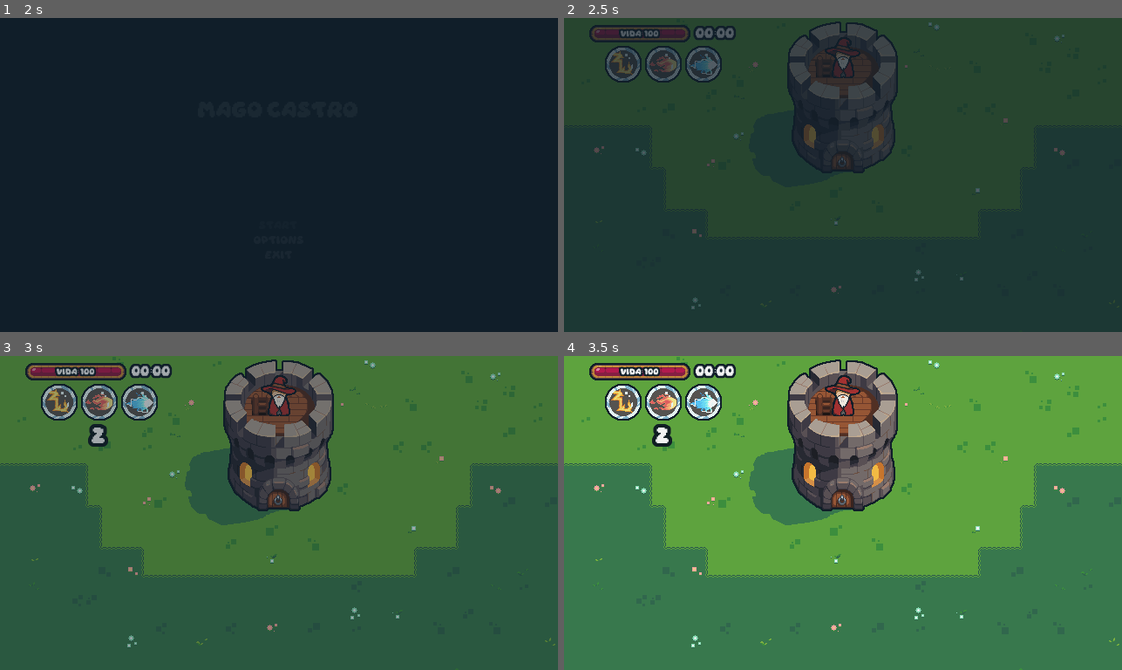
Above: before the commit, frames 1-4 (two rows, left to right).
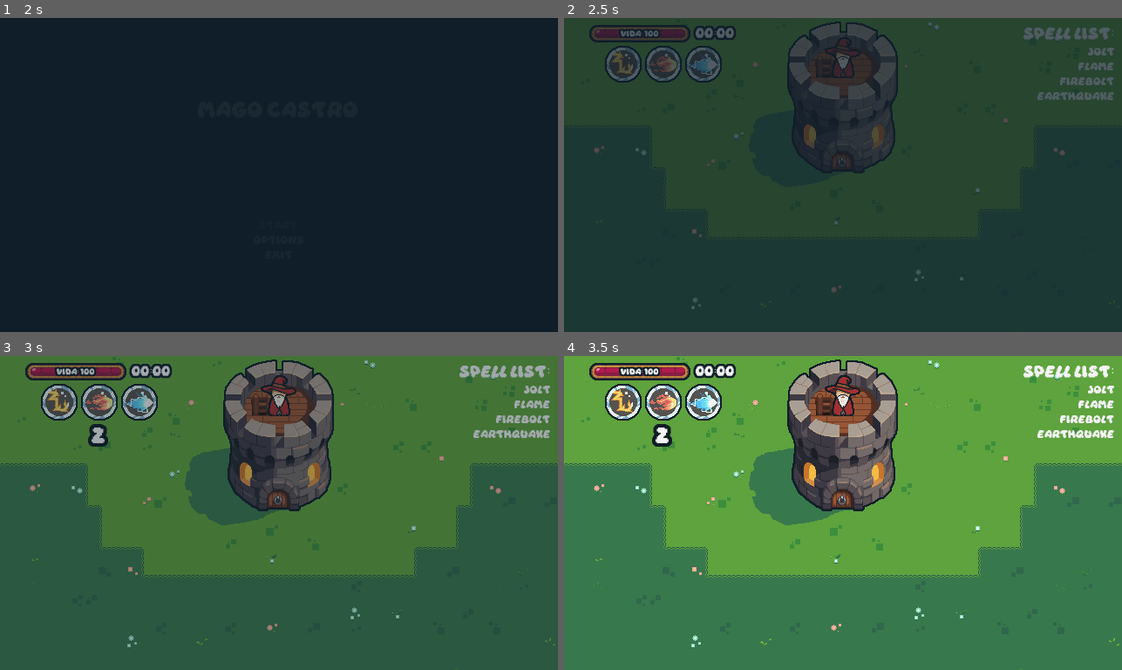
Above: after the commit, the same moments.

Repository: ignosuke/mago-castro
Game: Godot game, scene res://scenes/ui/MainMenu.tscn
The game is run twice, just before and just after one commit, with the same random seed, the same clock (stepped at 60 frames per second) and the same inputs.
Inputs:
- Up to frame 1 (2 s): click "Start" at 0.5 s; tap Enter at 1.25, 1.35 s; tap Space at 1.52 s
- Up to frame 2 (2.5 s): hold A from 2.03 s (still down); tap Backspace at 2.1 s; tap Space at 2.27 s
- Up to frame 3 (3 s): release A at 2.78 s; tap Z at 2.85 s
- Up to frame 4 (3.5 s): no input

Frame 1 is identical in both runs. In frame 2, 0.9% of the frame differs, in the area x 82-99%, y 3-27%; in frame 3, 1.0%; in frame 4, 1.1%.

Commit message:
itch.io project setup

Diff:
--- a/scenes/ui/HUD.tscn
+++ b/scenes/ui/HUD.tscn
@@ -38,20 +38,23 @@
 theme_override_constants/margin_right = 8
 theme_override_constants/margin_bottom = 8
 
-[node name="VBoxContainer" type="VBoxContainer" parent="MarginContainer"]
+[node name="HBoxContainer" type="HBoxContainer" parent="MarginContainer"]
+layout_mode = 2
+
+[node name="VBoxContainer" type="VBoxContainer" parent="MarginContainer/HBoxContainer"]
 layout_mode = 2
 size_flags_horizontal = 0
 
-[node name="GameInformation" type="HBoxContainer" parent="MarginContainer/VBoxContainer"]
+[node name="GameInformation" type="HBoxContainer" parent="MarginContainer/HBoxContainer/VBoxContainer"]
 layout_mode = 2
 size_flags_vertical = 0
 theme = SubResource("Theme_mcffj")
 alignment = 1
 
-[node name="TowerHealth" type="MarginContainer" parent="MarginContainer/VBoxContainer/GameInformation"]
+[node name="TowerHealth" type="MarginContainer" parent="MarginContainer/HBoxContainer/VBoxContainer/GameInformation"]
 layout_mode = 2
 
-[node name="HealthBar" type="TextureProgressBar" parent="MarginContainer/VBoxContainer/GameInformation/TowerHealth"]
+[node name="HealthBar" type="TextureProgressBar" parent="MarginContainer/HBoxContainer/VBoxContainer/GameInformation/TowerHealth"]
 unique_name_in_owner = true
 layout_mode = 2
 size_flags_horizontal = 0
@@ -61,7 +64,7 @@
 texture_progress = ExtResource("3_3g4ve")
 tint_progress = Color(1, 1, 1, 0.9882353)
 
-[node name="HealthLabel" type="Label" parent="MarginContainer/VBoxContainer/GameInformation/TowerHealth"]
+[node name="HealthLabel" type="Label" parent="MarginContainer/HBoxContainer/VBoxContainer/GameInformation/TowerHealth"]
 unique_name_in_owner = true
 layout_mode = 2
 text = "Vida: 100"
@@ -70,12 +73,12 @@
 vertical_alignment = 1
 metadata/_edit_use_anchors_ = true
 
-[node name="GameTime" type="MarginContainer" parent="MarginContainer/VBoxContainer/GameInformation"]
+[node name="GameTime" type="MarginContainer" parent="MarginContainer/HBoxContainer/VBoxContainer/GameInformation"]
 custom_minimum_size = Vector2(50, 0)
 layout_mode = 2
 size_flags_vertical = 4
 
-[node name="GameTimeLabel" type="Label" parent="MarginContainer/VBoxContainer/GameInformation/GameTime"]
+[node name="GameTimeLabel" type="Label" parent="MarginContainer/HBoxContainer/VBoxContainer/GameInformation/GameTime"]
 unique_name_in_owner = true
 custom_minimum_size = Vector2(1, 1)
 layout_direction = 2
@@ -86,33 +89,63 @@
 horizontal_alignment = 1
 vertical_alignment = 1
 
-[node name="Spells" type="HBoxContainer" parent="MarginContainer/VBoxContainer"]
+[node name="Spells" type="HBoxContainer" parent="MarginContainer/HBoxContainer/VBoxContainer"]
 layout_mode = 2
 size_flags_vertical = 0
 alignment = 1
 
-[node name="Jolt" parent="MarginContainer/VBoxContainer/Spells" instance=ExtResource("4_an1mh")]
+[node name="Jolt" parent="MarginContainer/HBoxContainer/VBoxContainer/Spells" instance=ExtResource("4_an1mh")]
 layout_mode = 2
 this_spell = "JOLT"
 icon = ExtResource("5_32yah")
 
-[node name="Flame" parent="MarginContainer/VBoxContainer/Spells" instance=ExtResource("4_an1mh")]
+[node name="Flame" parent="MarginContainer/HBoxContainer/VBoxContainer/Spells" instance=ExtResource("4_an1mh")]
 layout_mode = 2
 this_spell = "FLAME"
 icon = ExtResource("6_q8sow")
 
-[node name="Firebolt" parent="MarginContainer/VBoxContainer/Spells" instance=ExtResource("4_an1mh")]
+[node name="Firebolt" parent="MarginContainer/HBoxContainer/VBoxContainer/Spells" instance=ExtResource("4_an1mh")]
 layout_mode = 2
 this_spell = "FIREBOLT"
 icon = ExtResource("7_ew3ux")
 
-[node name="CastingMachine" parent="MarginContainer/VBoxContainer" instance=ExtResource("8_vw5mu")]
+[node name="CastingMachine" parent="MarginContainer/HBoxContainer/VBoxContainer" instance=ExtResource("8_vw5mu")]
 custom_minimum_size = Vector2(212, 0)
 layout_mode = 2
 size_flags_horizontal = 1
 size_flags_vertical = 0
 
-[node name="HBoxContainer" type="HBoxContainer" parent="MarginContainer"]
+[node name="VBoxContainer2" type="VBoxContainer" parent="MarginContainer/HBoxContainer"]
 layout_mode = 2
+size_flags_horizontal = 10
+
+[node name="Label" type="Label" parent="MarginContainer/HBoxContainer/VBoxContainer2"]
+layout_mode = 2
+theme_override_font_sizes/font_size = 12
+text = "Spell list:"
+
+[node name="Label2" type="Label" parent="MarginContainer/HBoxContainer/VBoxContainer2"]
+layout_mode = 2
+theme_override_font_sizes/font_size = 8
+text = "Jolt"
+horizontal_alignment = 2
+
+[node name="Label3" type="Label" parent="MarginContainer/HBoxContainer/VBoxContainer2"]
+layout_mode = 2
+theme_override_font_sizes/font_size = 8
+text = "Flame"
+horizontal_alignment = 2
+
+[node name="Label4" type="Label" parent="MarginContainer/HBoxContainer/VBoxContainer2"]
+layout_mode = 2
+theme_override_font_sizes/font_size = 8
+text = "Firebolt"
+horizontal_alignment = 2
+
+[node name="Label5" type="Label" parent="MarginContainer/HBoxContainer/VBoxContainer2"]
+layout_mode = 2
+theme_override_font_sizes/font_size = 8
+text = "Earthquake"
+horizontal_alignment = 2
 
 [node name="Pause" parent="." instance=ExtResource("10_euikm")]
